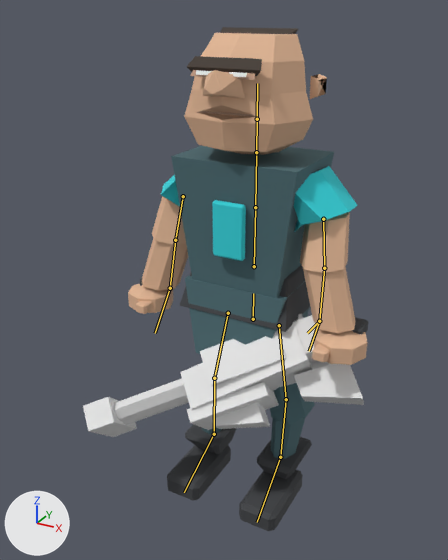
A saved change to the glTF model assets/models/lg_duelist_male_v3/art/exports/lg_duelist_male.glb.
Rendered twice from a 50 mm camera at (0.899, -1.859, 1.763) aimed at (0.036, -0.291, 0.978). Lighting does not change. The marker at lower left points along +X, +Y and +Z. The older version comes first. The bones that change, and the others that lie on the model, are drawn over the model as lines.

In view in the first picture: 'LGDuelist_Male_Body', 'weapon_proxy'.
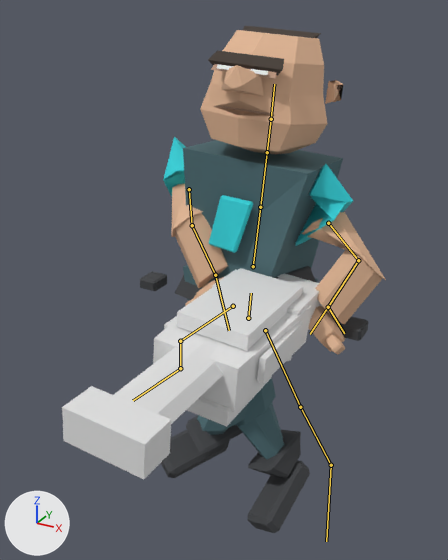
The newer file adds an action. The first version stands in its rest pose; the second is drawn at frame 1 of the action 'STRAFE_LEFT'.

ob_tag_weapon is not drawn itself; it is the parent of ob_weapon_proxy.

Changed parts and their boxes (x1, y1, x2, y2) in the pictures (448 x 560 px):
'LGDuelist_Male_Body', posed
    before: (128, 27, 368, 531)
    after: (140, 26, 386, 533)
'weapon_proxy', posed (7% narrower, 71% taller)
    before: (83, 314, 364, 437)
    after: (62, 268, 322, 479)
bone 'pelvis', root to tip
    before: (253, 319) to (253, 293)
    after: (248, 318) to (251, 293)
bone 'spine_01', root to tip
    before: (254, 266) to (255, 207)
    after: (253, 266) to (260, 207)
bone 'spine_02', root to tip
    before: (255, 207) to (256, 152)
    after: (260, 207) to (267, 152)
bone 'upper_arm_l', root to tip
    before: (183, 196) to (175, 240)
    after: (189, 189) to (192, 225)
bone 'lower_arm_l', root to tip
    before: (175, 240) to (170, 288)
    after: (192, 225) to (215, 275)
bone 'hand_l', root to tip
    before: (170, 288) to (155, 333)
    after: (215, 275) to (229, 330)
bone 'upper_arm_r', root to tip
    before: (323, 219) to (324, 268)
    after: (328, 223) to (358, 260)
bone 'lower_arm_r', root to tip
    before: (324, 268) to (319, 321)
    after: (358, 260) to (328, 307)
bone 'hand_r', root to tip
    before: (319, 321) to (309, 351)
    after: (328, 307) to (310, 334)
bone 'thigh_l', root to tip
    before: (228, 313) to (214, 378)
    after: (233, 306) to (180, 341)
bone 'calf_l', root to tip
    before: (214, 378) to (214, 434)
    after: (180, 341) to (180, 368)
bone 'foot_l', root to tip
    before: (214, 434) to (184, 492)
    after: (180, 368) to (133, 400)
bone 'thigh_r', root to tip
    before: (279, 325) to (286, 399)
    after: (265, 330) to (300, 407)
bone 'calf_r', root to tip
    before: (286, 399) to (280, 457)
    after: (300, 407) to (331, 465)
bone 'foot_r', root to tip
    before: (280, 457) to (257, 522)
    after: (331, 465) to (326, 541)

The change in detail:
Bone 'pelvis' (bone_pelvis) moves from (0.0, 0.0, 0.0) to (-0.018, 0.0, 0.0).
Bone 'pelvis' (bone_pelvis) turns from (0, 0, 0) to (0, -28, -4) degrees about its own x, y and z.
Bone 'spine_01' (bone_spine_01) turns from (0, 0, 0) to (-6, 17, 2) degrees about its own x, y and z.
Bone 'spine_02' (bone_spine_02) turns from (0, 0, 0) to (3, 10, -1) degrees about its own x, y and z.
Bone 'upper_arm_l' (bone_upper_arm_l) turns from (0, 0, 0) to (-46, -1, -45) degrees about its own x, y and z.
Bone 'lower_arm_l' (bone_lower_arm_l) turns from (0, 0, 0) to (43, 45, 31) degrees about its own x, y and z.
Bone 'hand_l' (bone_hand_l) turns from (0, 0, 0) to (-1, 12, -3) degrees about its own x, y and z.
Bone 'upper_arm_r' (bone_upper_arm_r) turns from (0, 0, 0) to (-23, -82, -25) degrees about its own x, y and z.
Bone 'lower_arm_r' (bone_lower_arm_r) turns from (0, 0, 0) to (74, -19, 9) degrees about its own x, y and z.
Bone 'hand_r' (bone_hand_r) turns from (0, 0, 0) to (7, 0, 0) degrees about its own x, y and z.
Bone 'thigh_l' (bone_thigh_l) turns from (0, 0, 0) to (-17, 0, 31) degrees about its own x, y and z.
Bone 'calf_l' (bone_calf_l) turns from (0, 0, 0) to (42, 0, 0) degrees about its own x, y and z.
Bone 'foot_l' (bone_foot_l) turns from (0, 0, 0) to (-10, 0, 0) degrees about its own x, y and z.
Bone 'thigh_r' (bone_thigh_r) turns from (0, 0, 0) to (16, 0, -28) degrees about its own x, y and z.
Bone 'calf_r' (bone_calf_r) turns from (0, 0, 0) to (12, 0, 0) degrees about its own x, y and z.
Bone 'foot_r' (bone_foot_r) turns from (0, 0, 0) to (10, 0, 0) degrees about its own x, y and z.
